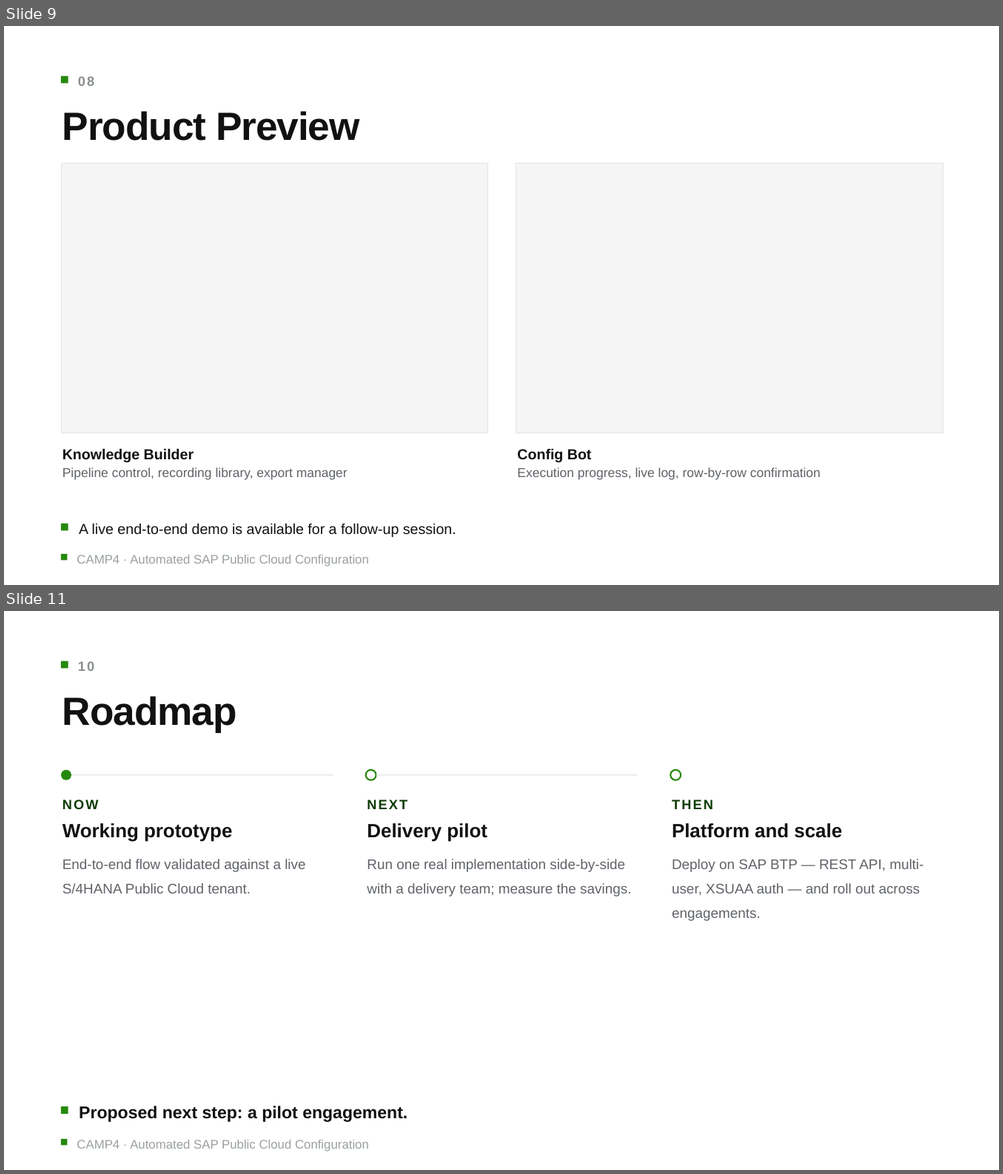
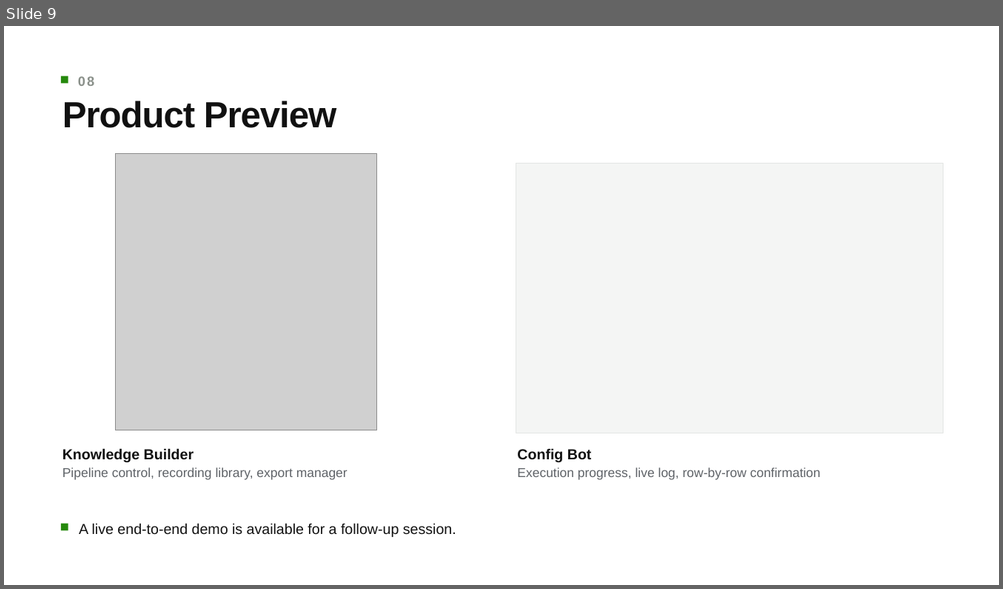
Before and after one commit to mgoethel558/SynchFolder, a slide deck: Temp/CAMP4_SAP_Configuration_Automation.pptx. Shown one above the other, each under a label of ours: slides 9 and 11 before the commit, slide 9 after it; the slides between them are not shown. The pictures are 1003x1174 and 1003x589 pixels, drawn with LibreOffice and Linux fonts; fonts in the diff are those of the drawing; grey boxes stand for pictures. Boxes give left, top, right and bottom in pixels: in the first picture for what was removed or moved away, otherwise in the second. Text is boxed around its words. In the diff, an @@ line names an element or a change of style, - is before the commit and + after.

```diff
--- a/Temp/CAMP4_SAP_Configuration_Automation.pptx
+++ b/Temp/CAMP4_SAP_Configuration_Automation.pptx
@@ slide 11 removed at bbox=[4, 611, 999, 1170], background #FFFFFF @@
@@ rectangle removed at bbox=[61, 661, 68, 669] @@
@@ text removed at bbox=[78, 661, 94, 671] @@
-10
@@ text removed at bbox=[62, 696, 237, 732] @@
-Roadmap
@@ ellipse removed at bbox=[61, 770, 71, 780] @@
@@ rectangle removed at bbox=[71, 775, 333, 775] @@
@@ ellipse removed at bbox=[366, 770, 376, 780] @@
@@ rectangle removed at bbox=[376, 775, 637, 775] @@
@@ ellipse removed at bbox=[670, 770, 681, 780] @@
@@ text removed at bbox=[62, 800, 99, 809] @@
-NOW
@@ text removed at bbox=[367, 800, 407, 809] @@
-NEXT
@@ text removed at bbox=[671, 800, 713, 809] @@
-THEN
@@ text removed at bbox=[62, 823, 232, 842] @@
-Working prototype
@@ text removed at bbox=[367, 823, 487, 842] @@
-Delivery pilot
@@ text removed at bbox=[671, 823, 842, 838] @@
-Platform and scale
@@ text removed at bbox=[62, 859, 305, 894] @@
-End-to-end flow validated against a live S/4HANA Public Cloud tenant.
@@ text removed at bbox=[367, 859, 631, 897] @@
-Run one real implementation side-by-side with a delivery team; measure the savings.
@@ text removed at bbox=[671, 859, 923, 896] @@
-Deploy on SAP BTP — REST API, multi-user, XSUAA auth — and roll out across engagements.
@@ rectangle removed at bbox=[61, 1107, 68, 1114] @@
@@ text removed at bbox=[79, 1106, 407, 1122] @@
-Proposed next step: a pilot engagement.
@@ rectangle removed at bbox=[61, 1139, 67, 1145] @@
@@ text removed at bbox=[77, 1140, 369, 1152] @@
-CAMP4 · Automated SAP Public Cloud Configuration
@@ slide 9 changed as well @@
@@ text "Product Preview" at bbox=[62, 101, 337, 128]: size 57 to 52.7 pt; line spacing 1.05 to 0.85 @@
@@ picture added at bbox=[115, 154, 376, 430] @@
@@ rectangle removed at bbox=[61, 163, 488, 434] @@
@@ rectangle removed at bbox=[61, 554, 67, 560] @@
@@ text removed at bbox=[77, 555, 369, 567] @@
-CAMP4 · Automated SAP Public Cloud Configuration
```
Also in this commit, not shown: 9 other slides changed, 38 other files.
